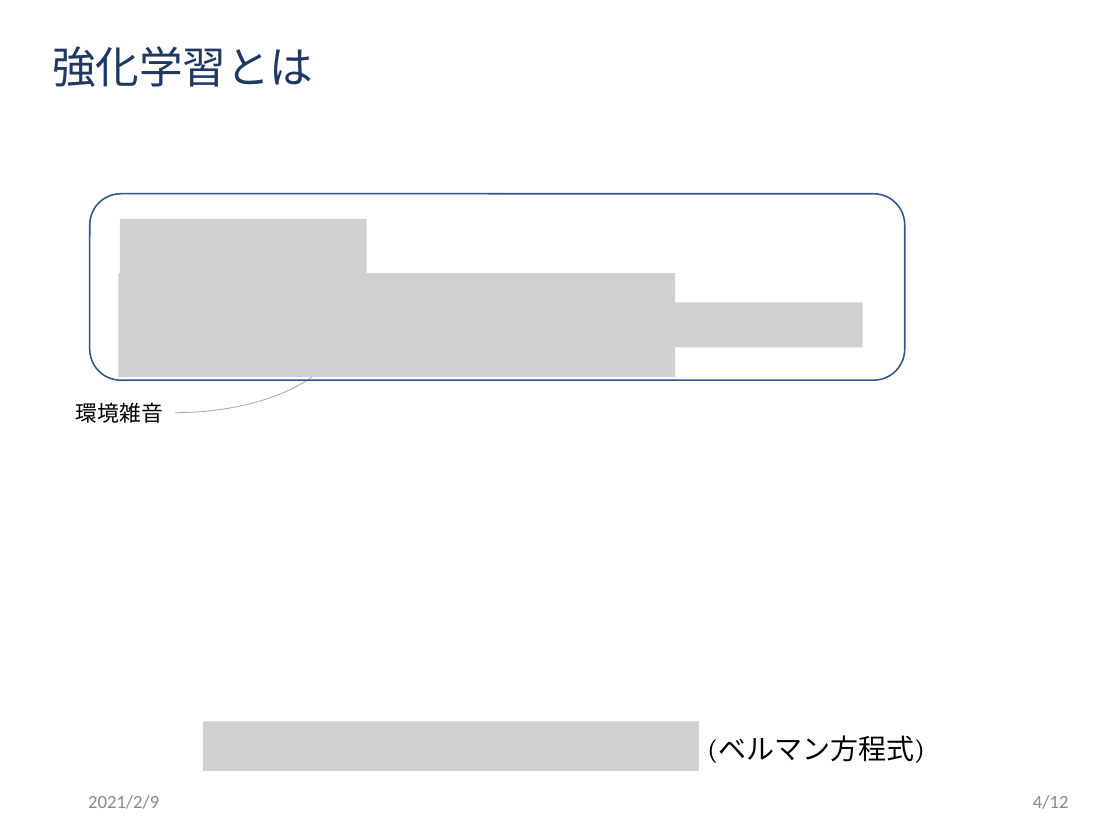
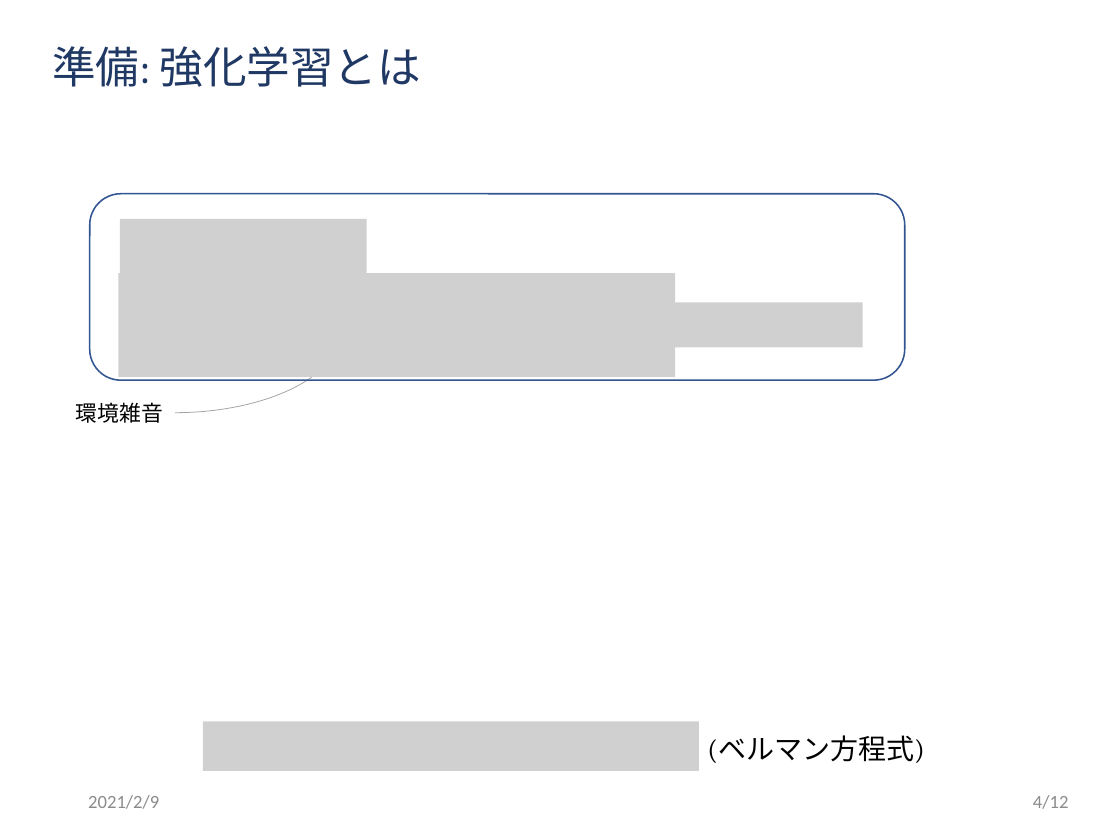
Before and after one commit to ibuki1024/thesis, a slide deck: slide 5 of slide/master.pptx. Drawn at 1120x840 pixels with LibreOffice and Linux fonts; fonts in the diff are those of the drawing; grey boxes stand for pictures; background and template pictures are left out. Boxes give left, top, right and bottom in pixels: in the first picture for what was removed or moved away, otherwise in the second. Text is boxed around its words. In the diff, an @@ line names an element or a change of style, - is before the commit and + after.

```diff
--- a/slide/master.pptx
+++ b/slide/master.pptx
@@ title at (x1=52, y1=46, x2=421, y2=87): text changed @@
-強化学習とは
+準備: 強化学習とは
```
Also in this commit, not shown: 9 other slides changed, 1 other file.
